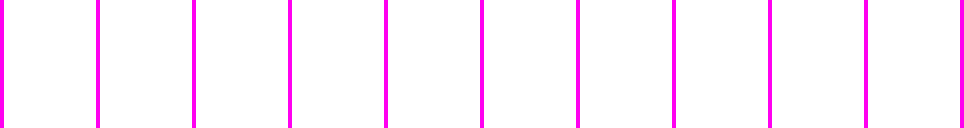
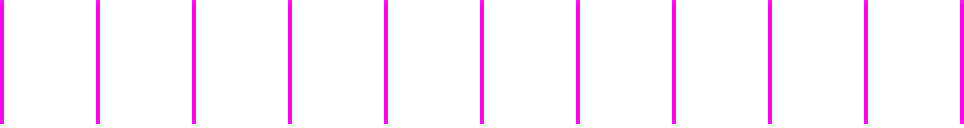
Layer changes from the first 964 x 128 image to the second:
moved "grid" above "0123456789", painted on it over (0, 0, 964, 128)
painted on "0123456789" (1st of 2) over (96, 0, 868, 128)
